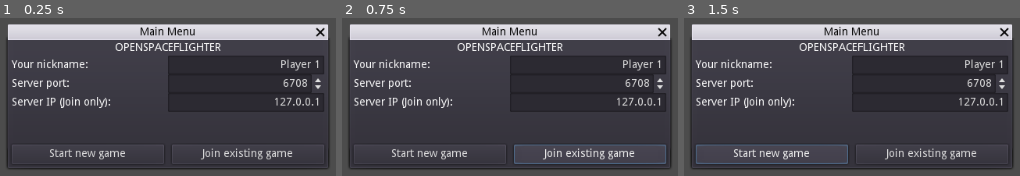
Above: before the commit, frames 1-3 (left to right).
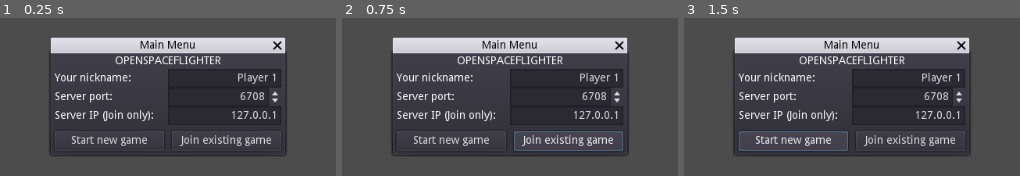
Above: after the commit, the same moments.

Repository: CaveJohnson376/open-spaceflighters
Game: Godot game, scene res://scenes/mainmenu.tscn
Same seed, same stepped clock (60 frames per second), same inputs: the game is played once before the commit and once after it.
Inputs:
- Up to frame 1 (0.25 s): no input
- Up to frame 2 (0.75 s): click "Join existing game" at 0.5 s
- Up to frame 3 (1.5 s): click "Start new game" at 1.25 s

The runs differ from the first frame. In frame 1, 31% of the frame differs, in the area x 1-99%, y 3-96%; in frame 2, 32%; in frame 3, 32%.

Commit message:
added base multiplayer code and some other stuff

Diff:
--- a/project.godot
+++ b/project.godot
@@ -21,7 +21,6 @@
 
 [rendering]
 
-quality/driver/driver_name="GLES2"
 vram_compression/import_etc=true
 vram_compression/import_etc2=false
 environment/default_environment="res://default_env.tres"
--- a/scenes/mainmenu.tscn
+++ b/scenes/mainmenu.tscn
@@ -1,6 +1,96 @@
-[gd_scene load_steps=2 format=2]
+[gd_scene load_steps=5 format=2]
 
 [sub_resource type="GDScript" id=1]
+script/source = "extends Node2D
+var plrsam = null #preload(\"res://player.tscn\")
+var players = {}
+
+func _ready():
+	get_tree().connect(\"network_peer_connected\", self, \"on_player_connect\")
+	get_tree().connect(\"network_peer_disconnected\", self, \"on_player_disconnect\")
+	get_tree().connect(\"connected_to_server\", self, \"on_connect_ok\")
+	#get_tree().connect(\"connection_failed\", self, \"on_connect_fail\")
+	get_tree().connect(\"server_disconnected\", self, \"on_server_disconnect\")
+	pass
+
+remote func register_player(id):
+	players[id] = \"\"
+	if get_tree().is_network_server():
+		rpc_id(id, \"register_player\", 1)
+		for peer_id in players:
+			#rpc_id(id, \"register_player\", peer_id)
+			rpc_id(peer_id, \"register_player\", id)
+		pass
+	print(\"register\")
+	pass
+
+func create_player(id):
+	var player = plrsam.instance()
+	player.name = str(id)
+	player.set_network_master(id)
+	add_child(player)
+	player.player_id = id
+	pass
+
+func start_game():
+	if get_tree().is_network_server():
+		create_player(1)
+		pass
+	for peer_id in players:
+		create_player(peer_id)
+	pass
+
+func _input(event):
+	pass
+
+func on_player_connect(id):
+	print(str(id)+\" has joined the game\")
+	register_player(id)
+	pass
+
+func on_player_disconnect():
+	pass
+
+func on_connect_ok():
+	start_game()
+	pass
+
+func on_server_disconnect():
+	pass
+
+func _on_join():
+	var peer = NetworkedMultiplayerENet.new()
+	var ip = $CanvasLayer/menus/mainmenu/stuff/IP.text
+	var port = $CanvasLayer/menus/mainmenu/stuff/port.value
+	peer.create_client(ip, port)
+	get_tree().set_network_peer(peer)
+	register_player(get_tree().get_network_unique_id())
+	pass
+
+
+func _on_host():
+	var peer = NetworkedMultiplayerENet.new()
+	var port = $CanvasLayer/menus/mainmenu/stuff/port.value
+	peer.create_server(port, 100)
+	get_tree().set_network_peer(peer)
+	register_player(get_tree().get_network_unique_id())
+	start_game()
+	pass
+"
+
+[sub_resource type="GDScript" id=2]
+script/source = "extends WindowDialog
+
+func _ready():
+	popup_centered()
+	pass # Replace with function body.
+
+func _on_menu_popup_hide():
+	popup()
+	pass # Replace with function body.
+"
+
+[sub_resource type="GDScript" id=3]
 script/source = "extends WindowDialog
 
 
@@ -11,47 +101,58 @@
 
 # Called when the node enters the scene tree for the first time.
 func _ready():
-	popup_centered()
 	pass # Replace with function body.
 
 
 # Called every frame. 'delta' is the elapsed time since the previous frame.
 #func _process(delta):
 #	pass
-
-
-func _on_menu_popup_hide():
-	popup_centered()
-	pass # Replace with function body.
 "
 
-[node name="Control" type="Control"]
-anchor_right = 1.0
-anchor_bottom = 1.0
-margin_left = -0.157959
-margin_top = 1.23871
-margin_right = -0.157959
-margin_bottom = 1.23871
-__meta__ = {
-"_edit_use_anchors_": false
-}
-
-[node name="menu" type="WindowDialog" parent="."]
-visible = true
-anchor_right = 1.0
-anchor_bottom = 1.0
-margin_left = 308.185
-margin_top = 188.838
-margin_right = -305.815
-margin_bottom = -247.162
+[sub_resource type="GDScript" id=4]
+script/source = "extends Panel
+
+func _ready():
+	pass
+
+func _process(delta):
+	anchor_right = 1
+	pass
+"
+
+[node name="game" type="Node2D"]
+script = SubResource( 1 )
+
+[node name="CanvasLayer" type="CanvasLayer" parent="."]
+
+[node name="menus" type="Control" parent="CanvasLayer"]
+anchor_right = 1.0
+anchor_bottom = 1.0
+__meta__ = {
+"_edit_lock_": true,
+"_edit_use_anchors_": false
+}
+
+[node name="mainmenu" type="WindowDialog" parent="CanvasLayer/menus"]
+anchor_right = 1.0
+anchor_bottom = 1.0
+margin_left = 631.857
+margin_top = 198.67
+margin_right = -92.143
+margin_bottom = -271.33
 grow_horizontal = 2
 grow_vertical = 2
 rect_min_size = Vector2( 300, 130 )
+popup_exclusive = true
 window_title = "Main Menu"
 resizable = true
-script = SubResource( 1 )
-
-[node name="stuff" type="Control" parent="menu"]
+script = SubResource( 2 )
+__meta__ = {
+"_edit_group_": true,
+"_edit_use_anchors_": false
+}
+
+[node name="stuff" type="Control" parent="CanvasLayer/menus/mainmenu"]
 anchor_right = 1.0
 anchor_bottom = 1.0
 margin_top = 20.0
@@ -61,7 +162,7 @@
 "_edit_use_anchors_": false
 }
 
-[node name="nickname" type="LineEdit" parent="menu/stuff"]
+[node name="nickname" type="LineEdit" parent="CanvasLayer/menus/mainmenu/stuff"]
 anchor_left = 0.5
 anchor_right = 1.0
 margin_right = -5.0
@@ -70,11 +171,13 @@
 align = 2
 max_length = 50
 placeholder_text = "Player 1"
-__meta__ = {
-"_edit_use_anchors_": false
-}
-
-[node name="port" type="SpinBox" parent="menu/stuff"]
+caret_blink = true
+caret_blink_speed = 0.5
+__meta__ = {
+"_edit_use_anchors_": false
+}
+
+[node name="port" type="SpinBox" parent="CanvasLayer/menus/mainmenu/stuff"]
 anchor_left = 0.5
 anchor_right = 1.0
 margin_top = 24.0
@@ -89,7 +192,7 @@
 "_edit_use_anchors_": false
 }
 
-[node name="IP" type="LineEdit" parent="menu/stuff"]
+[node name="IP" type="LineEdit" parent="CanvasLayer/menus/mainmenu/stuff"]
 anchor_left = 0.5
 anchor_right = 1.0
 margin_top = 48.3406
@@ -98,11 +201,13 @@
 text = "127.0.0.1"
 align = 2
 placeholder_text = "127.0.0.1"
-__meta__ = {
-"_edit_use_anchors_": false
-}
-
-[node name="newgame" type="Button" parent="menu/stuff"]
+caret_blink = true
+caret_blink_speed = 0.5
+__meta__ = {
+"_edit_use_anchors_": false
+}
+
+[node name="newgame" type="Button" parent="CanvasLayer/menus/mainmenu/stuff"]
 anchor_top = 1.0
 anchor_right = 0.5
 anchor_bottom = 1.0
@@ -115,7 +220,7 @@
 "_edit_use_anchors_": false
 }
 
-[node name="joingame" type="Button" parent="menu/stuff"]
+[node name="joingame" type="Button" parent="CanvasLayer/menus/mainmenu/stuff"]
 anchor_left = 0.5
 anchor_top = 1.0
 anchor_right = 1.0
@@ -129,7 +234,7 @@
 "_edit_use_anchors_": false
 }
 
-[node name="labelnick" type="Label" parent="menu/stuff"]
+[node name="labelnick" type="Label" parent="CanvasLayer/menus/mainmenu/stuff"]
 anchor_right = 0.5
 margin_left = 5.0
 margin_top = 4.88704
@@ -139,7 +244,7 @@
 "_edit_use_anchors_": false
 }
 
-[node name="labelport" type="Label" parent="menu/stuff"]
+[node name="labelport" type="Label" parent="CanvasLayer/menus/mainmenu/stuff"]
 anchor_right = 0.5
 margin_left = 5.0
 margin_top = 28.887
@@ -149,7 +254,7 @@
 "_edit_use_anchors_": false
 }
 
-[node name="labelip" type="Label" parent="menu/stuff"]
+[node name="labelip" type="Label" parent="CanvasLayer/menus/mainmenu/stuff"]
 anchor_right = 0.5
 margin_left = 5.0
 margin_top = 52.887
@@ -159,7 +264,7 @@
 "_edit_use_anchors_": false
 }
 
-[node name="gamename" type="Label" parent="menu"]
+[node name="gamename" type="Label" parent="CanvasLayer/menus/mainmenu"]
 anchor_right = 1.0
 margin_bottom = 20.0
 text = "OpenSpaceflighter"
@@ -169,4 +274,64 @@
 __meta__ = {
 "_edit_use_anchors_": false
 }
-[connection signal="popup_hide" from="menu" to="menu" method="_on_menu_popup_hide"]
+
+[node name="chat" type="WindowDialog" parent="CanvasLayer/menus"]
+margin_left = 220.0
+margin_top = 147.0
+margin_right = 420.0
+margin_bottom = 247.0
+rect_min_size = Vector2( 200, 100 )
+popup_exclusive = true
+window_title = "Chat"
+resizable = true
+script = SubResource( 3 )
+__meta__ = {
+"_edit_group_": true,
+"_edit_use_anchors_": false
+}
+
+[node name="msgs" type="ScrollContainer" parent="CanvasLayer/menus/chat"]
+anchor_right = 1.0
+anchor_bottom = 1.0
+margin_left = 5.0
+margin_top = 5.0
+margin_right = -5.0
+margin_bottom = -50.0
+scroll_horizontal_enabled = false
+__meta__ = {
+"_edit_use_anchors_": false
+}
+
+[node name="msgs" type="Panel" parent="CanvasLayer/menus/chat/msgs"]
+margin_right = 190.0
+margin_bottom = 45.0
+rect_min_size = Vector2( 190, 45 )
+script = SubResource( 4 )
+
+[node name="msg" type="TextEdit" parent="CanvasLayer/menus/chat"]
+anchor_top = 1.0
+anchor_right = 1.0
+anchor_bottom = 1.0
+margin_left = 5.0
+margin_top = -45.0
+margin_right = -55.0
+margin_bottom = -5.0
+wrap_enabled = true
+__meta__ = {
+"_edit_use_anchors_": false
+}
+
+[node name="send" type="Button" parent="CanvasLayer/menus/chat"]
+anchor_left = 1.0
+anchor_top = 1.0
+anchor_right = 1.0
+anchor_bottom = 1.0
+margin_left = -50.0
+margin_top = -45.0
+margin_right = -5.0
+margin_bottom = -5.0
+text = "Send"
+__meta__ = {
+"_edit_use_anchors_": false
+}
+[connection signal="popup_hide" from="CanvasLayer/menus/mainmenu" to="CanvasLayer/menus/mainmenu" method="_on_menu_popup_hide"]
--- /dev/null
+++ b/scenes/spaceship.tscn
@@ -0,0 +1,82 @@
+[gd_scene load_steps=7 format=2]
+
+[ext_resource path="res://textures/spaceship.png" type="Texture" id=1]
+[ext_resource path="res://textures/spaceship_normal.png" type="Texture" id=2]
+[ext_resource path="res://textures/light.png" type="Texture" id=3]
+
+[sub_resource type="PhysicsMaterial" id=3]
+friction = 0.5
+bounce = 0.2
+
+[sub_resource type="OccluderPolygon2D" id=1]
+closed = false
+cull_mode = 1
+polygon = PoolVector2Array( 0, 48, 0, -34 )
+
+[sub_resource type="GDScript" id=2]
+script/source = "extends Panel
+
+
+# Declare member variables here. Examples:
+# var a = 2
+# var b = \"text\"
+
+
+# Called when the node enters the scene tree for the first time.
+func _ready():
+	pass # Replace with function body.
+
+
+# Called every frame. 'delta' is the elapsed time since the previous frame.
+func _process(delta):
+	rect_size = $nickname.rect_size
+	$nickname.rect_size = Vector2(0, 0)
+	pass
+"
+
+[node name="player" type="RigidBody2D"]
+mass = 100.0
+physics_material_override = SubResource( 3 )
+linear_damp = 0.0
+angular_damp = 0.0
+
+[node name="LightOccluder2D" type="LightOccluder2D" parent="."]
+occluder = SubResource( 1 )
+
+[node name="Sprite" type="Sprite" parent="."]
+texture = ExtResource( 1 )
+normal_map = ExtResource( 2 )
+
+[node name="beacon" type="Light2D" parent="."]
+position = Vector2( 0, -62 )
+texture = ExtResource( 3 )
+texture_scale = 50.0
+color = Color( 1, 0, 0, 1 )
+range_height = 50.0
+shadow_enabled = true
+
+[node name="nicknameholder" type="Panel" parent="."]
+light_mask = 2
+grow_horizontal = 2
+grow_vertical = 2
+script = SubResource( 2 )
+__meta__ = {
+"_edit_use_anchors_": false
+}
+
+[node name="nickname" type="Label" parent="nicknameholder"]
+light_mask = 2
+anchor_right = 1.0
+anchor_bottom = 1.0
+grow_horizontal = 2
+grow_vertical = 2
+text = "player name there"
+align = 1
+valign = 1
+__meta__ = {
+"_edit_use_anchors_": false
+}
+
+[node name="CollisionPolygon2D" type="CollisionPolygon2D" parent="."]
+visible = false
+polygon = PoolVector2Array( 0, -51, 17, -17, 17, 48, -17, 48, -17, -17 )
Binary file added: textures/light.png
Not shown, added: textures/light.png.import
Binary file added: textures/spaceship_heightmap.png
Not shown, added: textures/spaceship_heightmap.png.import
Binary file added: textures/spaceship_normal.png
Not shown, added: textures/spaceship_normal.png.import
Not shown, added: textures/texturesources/light.xcf
